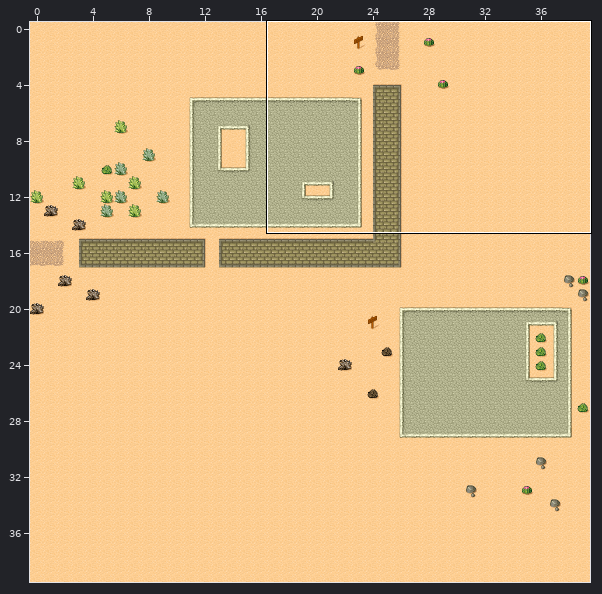
Tiled map (JSON): sandbox_tests/bin/Debug/assets/maps/desert.json. Above: a wide view before the commit, with the close-up outlined.
Close-up. As it was:
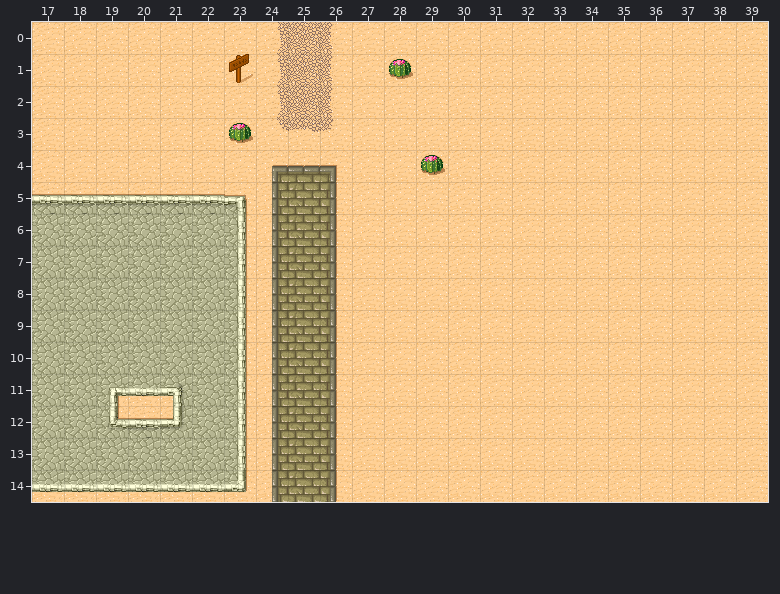
Cells are 32x32 px. Shown: x 17..39, y 0..14.
New version:
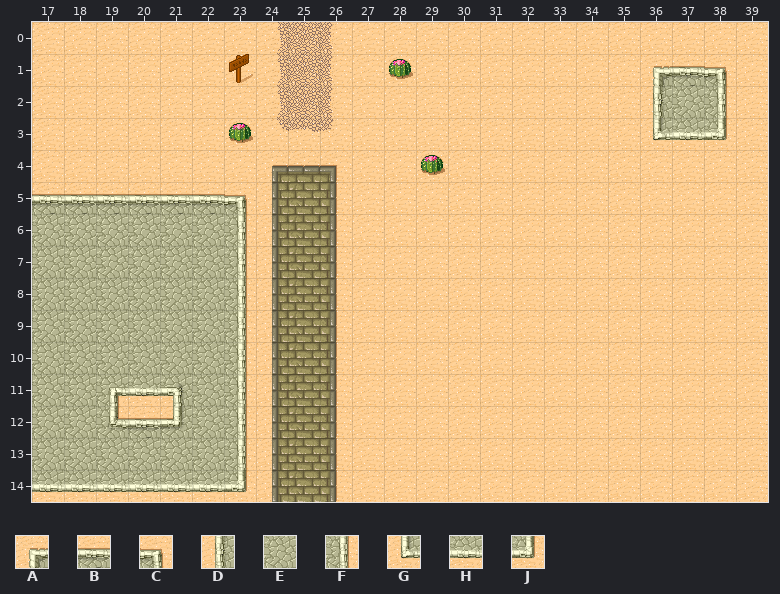
Key: from "Desert": A 24, B 25, C 26, D 32, E 33, F 34, G 40, H 41, J 42.
_ is an empty cell.
Tiles of an added or newly shown layer are drawn over the layers below it.
Changes in this commit:
{"where": "layer \"Above\" (added)"}
{"y":1,"x":36,"old":"___","new":"ABC"}
{"y":2,"x":36,"old":"___","new":"DEF"}
{"y":3,"x":36,"old":"___","new":"GHJ"}
